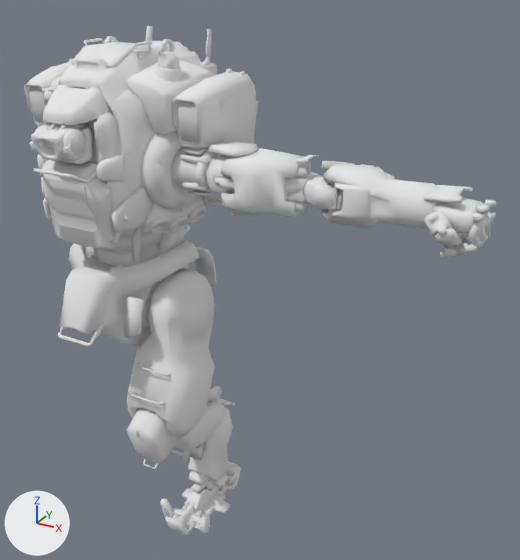
A saved change to the OBJ model BT_model_PM/Hatch_lower.obj.
Rendered twice from a camera (50 mm lens) standing at (57.1, -69.5, 75.9) and looking at (16.6, 4.2, 39.1). The axes (+X, +Y, +Z) are drawn at lower left. The lights are the same throughout. Where no turn or scale is listed for an object, it has been applied to the vertices.

Names of what the first picture shows: 'arm', 'arm.001', 'body', 'hatch.001', 'hatch.002', 'leg', 'leg.001', 'leg.002'.
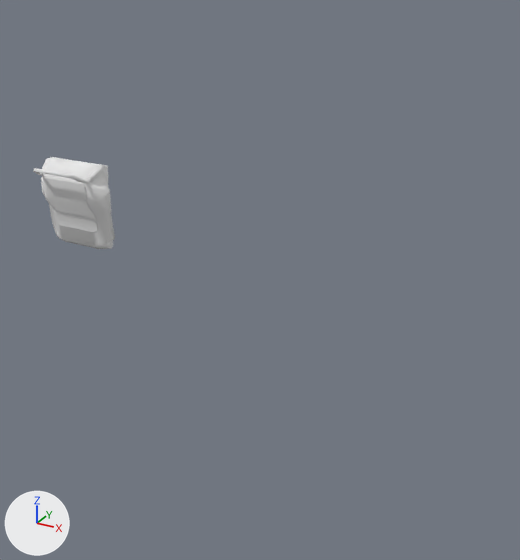
The change, as JSON lines over the scene's bpy script:
```json
{"op": "remove", "block": "ob_arm", "code": ["ob_arm = bpy.data.objects.new('arm', me_arm)", "ob_arm.location = (0.0, 0.0, 0.0)"]}
{"op": "remove", "block": "ob_arm_001", "code": ["ob_arm_001 = bpy.data.objects.new('arm.001', me_arm_001)", "ob_arm_001.location = (0.0, 0.0, 0.0)"]}
{"op": "remove", "block": "ob_body", "code": ["ob_body = bpy.data.objects.new('body', me_body)", "ob_body.location = (0.0, 0.0, 0.0)"]}
{"op": "remove", "block": "ob_hatch_002", "code": ["ob_hatch_002 = bpy.data.objects.new('hatch.002', me_hatch_002)", "ob_hatch_002.location = (0.0, 0.0, 0.0)"]}
{"op": "remove", "block": "ob_leg", "code": ["ob_leg = bpy.data.objects.new('leg', me_leg)", "ob_leg.location = (0.0, 0.0, 0.0)"]}
{"op": "remove", "block": "ob_leg_001", "code": ["ob_leg_001 = bpy.data.objects.new('leg.001', me_leg_001)", "ob_leg_001.location = (0.0, 0.0, 0.0)"]}
{"op": "remove", "block": "ob_leg_002", "code": ["ob_leg_002 = bpy.data.objects.new('leg.002', me_leg_002)", "ob_leg_002.location = (0.0, 0.0, 0.0)"]}
```

Changed parts and their boxes (x1, y1, x2, y2) in the pictures (520 x 560 px):
```json
{"object": "body", "change": "deleted", "before": [24, 26, 259, 347], "faces in mat_bt_a_all (white #e7e7e7)": [24, 26, 259, 347], "faces in mat_bt_decal_02 (white #e7e7e7)": [61, 69, 240, 121]}
{"object": "leg.002", "change": "deleted", "before": [127, 268, 215, 437]}
{"object": "arm.001", "change": "deleted", "before": [313, 161, 496, 259]}
{"object": "arm", "change": "deleted", "before": [172, 141, 337, 218]}
{"object": "hatch.002", "change": "deleted", "before": [29, 85, 119, 164], "faces in mat_bt_a_all (white #e7e7e7)": [29, 85, 119, 164], "faces in mat_bt_a_all_factory (white #e7e7e7)": [49, 123, 93, 164]}
{"object": "leg", "change": "deleted", "before": [160, 398, 241, 535]}
{"object": "leg.001", "change": "deleted", "before": [127, 386, 225, 470]}
```
